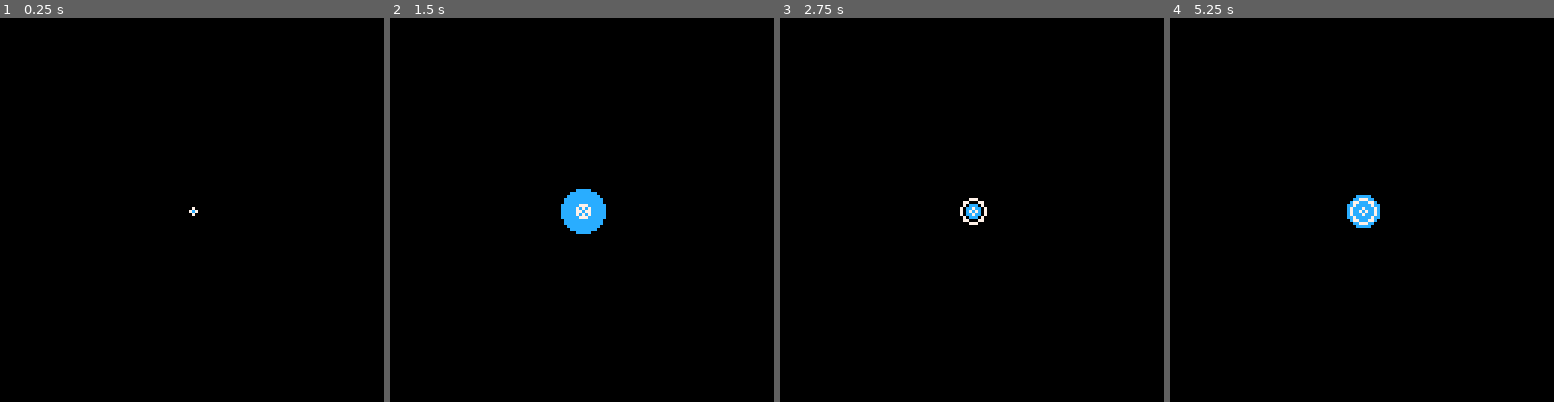
Above: before the commit, frames 1-4 (left to right).
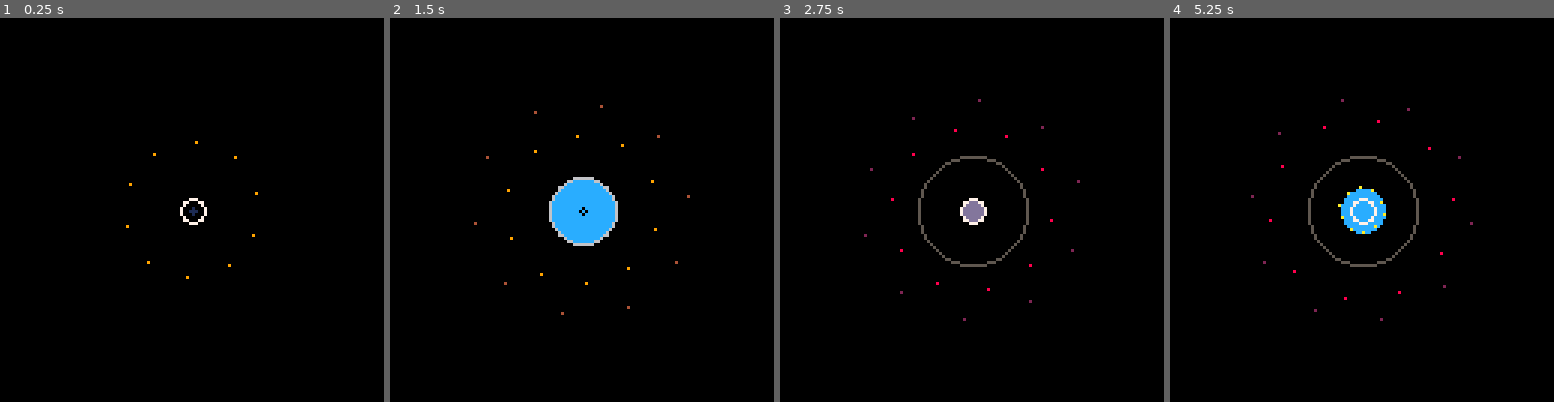
Above: after the commit, the same moments.

Repository: wesen/carts
Game: PICO-8 cartridge blog/particle-systems/ps1.p8
Same seed, same stepped clock (60 frames per second), same inputs: the game is played once before the commit and once after it.
Inputs:
- Up to frame 1 (0.25 s): no input
- Up to frame 2 (1.5 s): no input
- Up to frame 3 (2.75 s): no input
- Up to frame 4 (5.25 s): no input

The runs differ from the first frame. In frame 1, 0.2% of the frame differs, in the area x 32-68%, y 32-68%; in frame 2, 1.7%, in the area x 21-79%, y 22-78%; in frame 3, 1.0%; in frame 4, 1.3%.

Commit message:
first particle effect test

Diff:
--- /dev/null
+++ b/blog/particle-systems/helpers.lua
@@ -0,0 +1,7 @@
+function angle2vec(a)
+ return cos(a),sin(a)
+end
+
+function rndangle(a)
+ return angle2vec(rnd(a or 1))
+end
--- a/blog/particle-systems/ps1.lua
+++ b/blog/particle-systems/ps1.lua
@@ -1,6 +1,7 @@
 --#include oo
 --#include coroutines
 --#include easing
+--#include helpers
 
 parts_1={}
 parts_2={}
@@ -11,7 +12,7 @@
  self.y=64
  self.lifetime=1
  self.t=0
- self.radius=10
+ self.radius=20
 end)
 
 function cls_particle:update()
@@ -23,27 +24,65 @@
   end
 end
 
+band_pal={7,7,7,7,6,6,6,5,5,5,1,1,1,1}
 cls_p_band=subclass(cls_particle,function(self)
  cls_particle._ctr(self)
 end)
 function cls_p_band:draw()
- local v=incirc(1,self.radius,self.t,self.lifetime)
- circ(self.x,self.y,v,7)
+ local v=inoutcubic(1,self.radius,self.t,self.lifetime)
+ local col=flr(self.t/self.lifetime*#band_pal)
+ circ(self.x,self.y,v,band_pal[col])
 end
 
+disc_pal={1,1,13,13,12,12,12,7}
 cls_p_disc=subclass(cls_particle,function(self)
   cls_particle._ctr(self)
   self.lifetime=2
-  self.radius=20
+  self.radius=30
 end)
 function cls_p_disc:draw()
  -- local v=inoutcubic(1,self.radius,self.t,self.lifetime)
  local v=incirc(1,self.radius,self.t,self.lifetime)
- circfill(self.x,self.y,v,12)
+ local col=disc_pal[flr(self.t/self.lifetime*#disc_pal)]
+ circfill(self.x,self.y,v,col)
 end
 
+pal={7,10,10,9,9,9,8,8,8,8,4,4,4,2,2,2,2}
+cls_p_fly=class(function(self,angle)
+ self.x=64
+ self.y=64
+ self.spd_x,self.spd_y=angle2vec(angle)
+ self.spd_x*=2
+ self.spd_y*=2
+ self.lifetime=1
+ self.t=0
+end)
+
+function cls_p_fly:update()
+ cls_particle.update(self)
+ self.x+=self.spd_x
+ self.y+=self.spd_y
+ self.spd_x*=0.95
+ self.spd_y*=0.95
+end
+
+function cls_p_fly:draw()
+ local v=flr(self.t/self.lifetime*#pal)
+ circ(self.x,self.y,.5,pal[v+1])
+end
 
 function _init()
+ add_cr(function()
+  local a=0
+  while true do
+   a+=0.4
+   for i=a,10+a do
+    add(parts_3,cls_p_fly.init(i/10))
+   end
+   cr_wait_for(.4)
+  end
+ end)
+
  add_cr(function()
   while true do
    add(parts_1,cls_p_disc.init())
--- a/blog/particle-systems/ps1.p8
+++ b/blog/particle-systems/ps1.p8
@@ -67,6 +67,14 @@
  return -c*(sqrt(1-t*t)-1)+b;
 end
 
+function angle2vec(a)
+ return cos(a),sin(a)
+end
+
+function rndangle(a)
+ return angle2vec(rnd(a or 1))
+end
+
 
 parts_1={}
 parts_2={}
@@ -77,7 +85,7 @@
  self.y=64
  self.lifetime=1
  self.t=0
- self.radius=10
+ self.radius=20
 end)
 
 function cls_particle:update()
@@ -89,27 +97,65 @@
   end
 end
 
+band_pal={7,7,7,7,6,6,6,5,5,5,1,1,1,1}
 cls_p_band=subclass(cls_particle,function(self)
  cls_particle._ctr(self)
 end)
 function cls_p_band:draw()
- local v=incirc(1,self.radius,self.t,self.lifetime)
- circ(self.x,self.y,v,7)
-end
-
+ local v=inoutcubic(1,self.radius,self.t,self.lifetime)
+ local col=flr(self.t/self.lifetime*#band_pal)
+ circ(self.x,self.y,v,band_pal[col])
+end
+
+disc_pal={1,1,13,13,12,12,12,7}
 cls_p_disc=subclass(cls_particle,function(self)
   cls_particle._ctr(self)
   self.lifetime=2
-  self.radius=20
+  self.radius=30
 end)
 function cls_p_disc:draw()
  -- local v=inoutcubic(1,self.radius,self.t,self.lifetime)
  local v=incirc(1,self.radius,self.t,self.lifetime)
- circfill(self.x,self.y,v,12)
-end
-
+ local col=disc_pal[flr(self.t/self.lifetime*#disc_pal)]
+ circfill(self.x,self.y,v,col)
+end
+
+pal={7,10,10,9,9,9,8,8,8,8,4,4,4,2,2,2,2}
+cls_p_fly=class(function(self,angle)
+ self.x=64
+ self.y=64
+ self.spd_x,self.spd_y=angle2vec(angle)
+ self.spd_x*=2
+ self.spd_y*=2
+ self.lifetime=1
+ self.t=0
+end)
+
+function cls_p_fly:update()
+ cls_particle.update(self)
+ self.x+=self.spd_x
+ self.y+=self.spd_y
+ self.spd_x*=0.95
+ self.spd_y*=0.95
+end
+
+function cls_p_fly:draw()
+ local v=flr(self.t/self.lifetime*#pal)
+ circ(self.x,self.y,.5,pal[v+1])
+end
 
 function _init()
+ add_cr(function()
+  local a=0
+  while true do
+   a+=0.4
+   for i=a,10+a do
+    add(parts_3,cls_p_fly.init(i/10))
+   end
+   cr_wait_for(.4)
+  end
+ end)
+
  add_cr(function()
   while true do
    add(parts_1,cls_p_disc.init())
